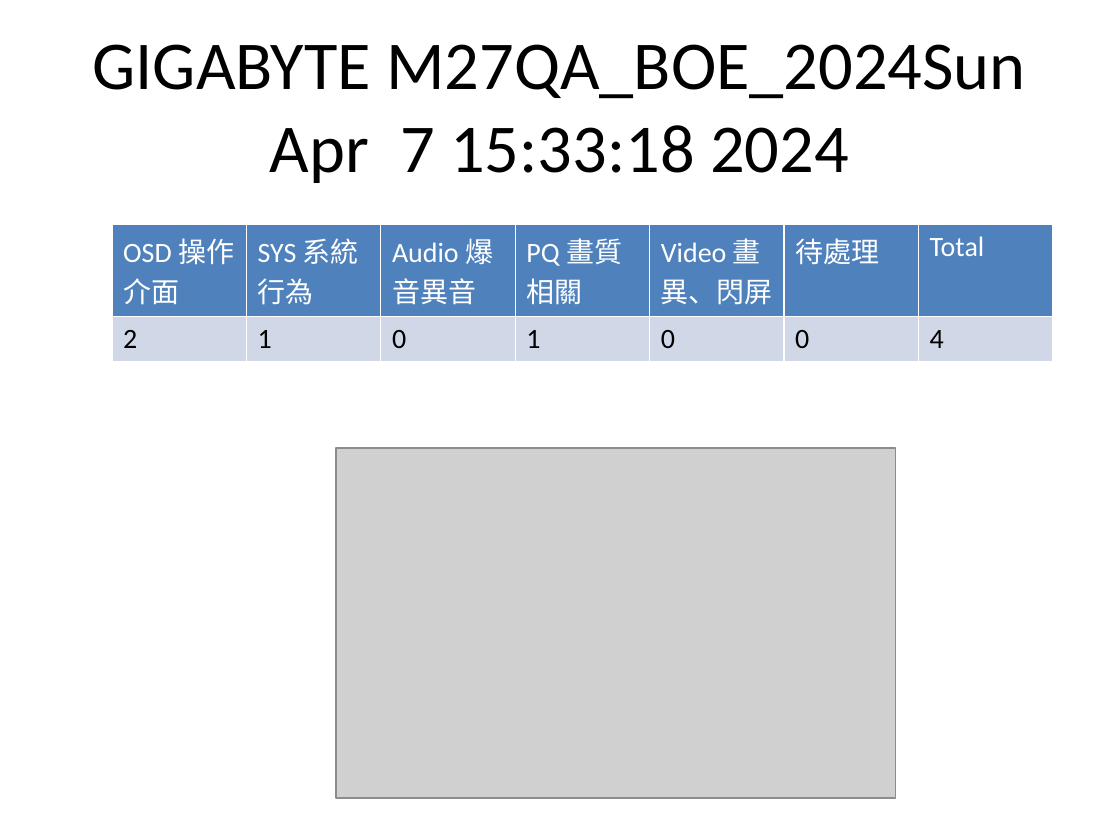
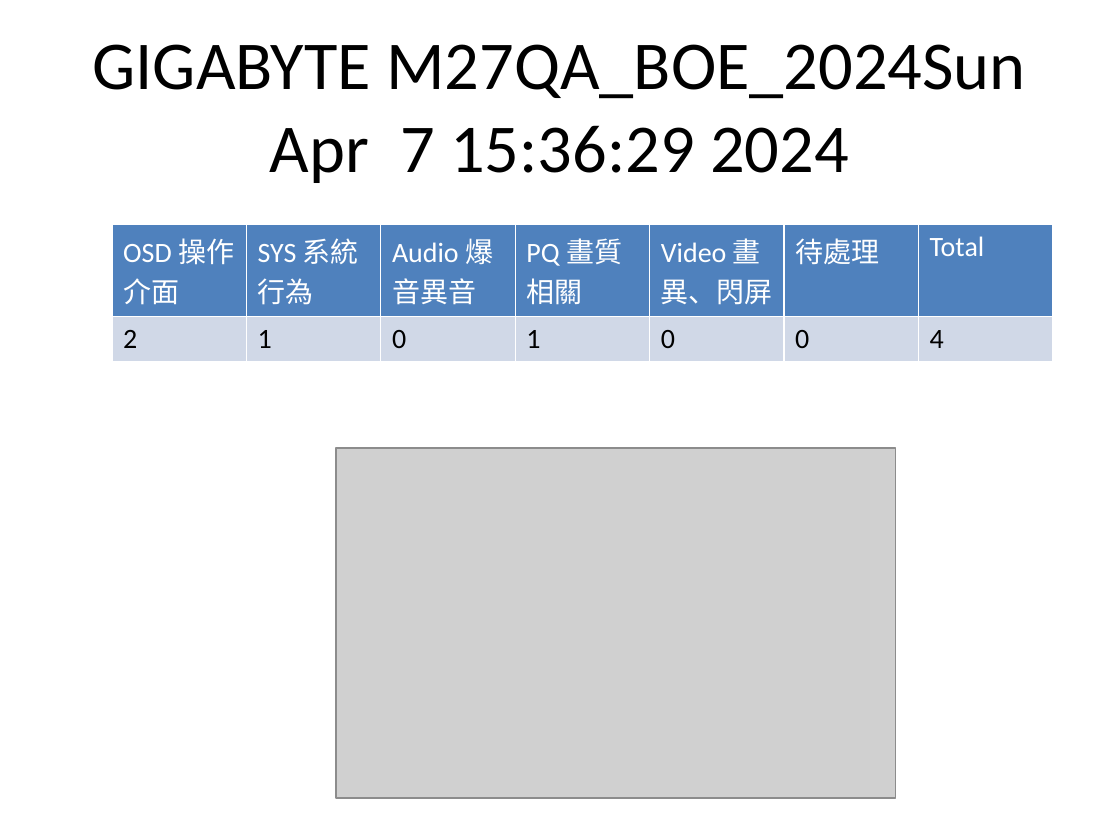
Before and after one commit to at-robert/Amt_work_platform, a slide deck: slide 5 of Jira/PPT/jira_npi.pptx. Drawn at 1120x840 pixels with LibreOffice and Linux fonts; fonts in the diff are those of the drawing; grey boxes stand for pictures. Boxes give left, top, right and bottom in pixels: in the first picture for what was removed or moved away, otherwise in the second. Text is boxed around its words. In the diff, an @@ line names an element or a change of style, - is before the commit and + after.

```diff
--- a/Jira/PPT/jira_npi.pptx
+++ b/Jira/PPT/jira_npi.pptx
@@ title at [93, 44, 1025, 183]: text changed @@
-GIGABYTE M27QA_BOE_2024Sun Apr 7 15:33:18 2024
+GIGABYTE M27QA_BOE_2024Sun Apr 7 15:36:29 2024
```
Also in this commit, not shown: 4 other slides changed, 1 other file.
